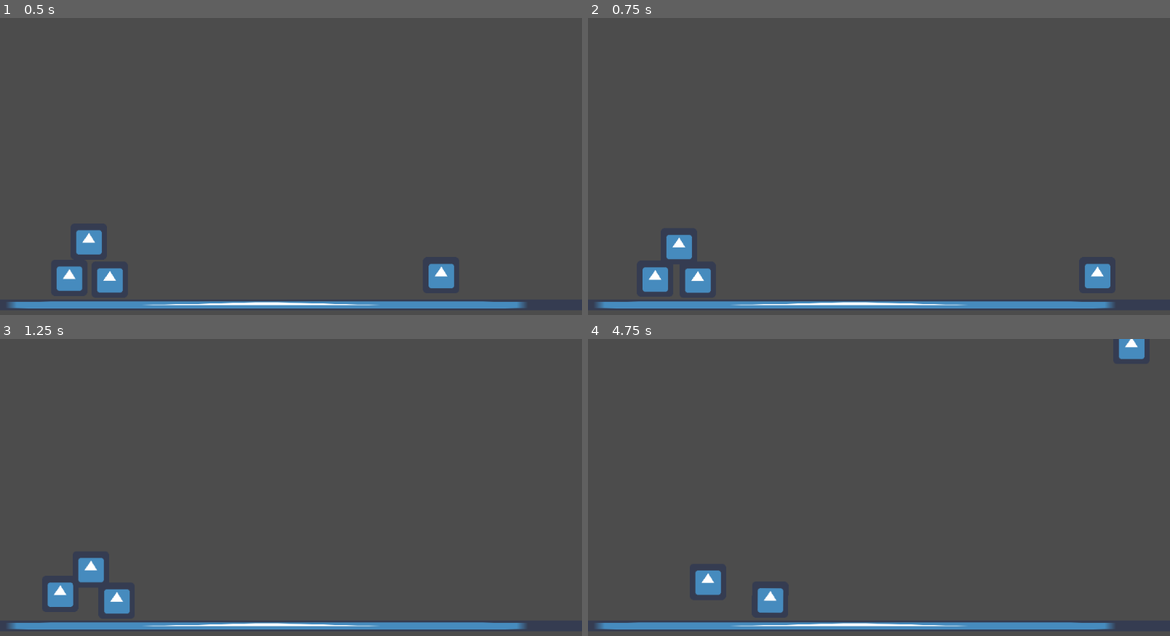
Above: before the commit, frames 1-4 (two rows, left to right).
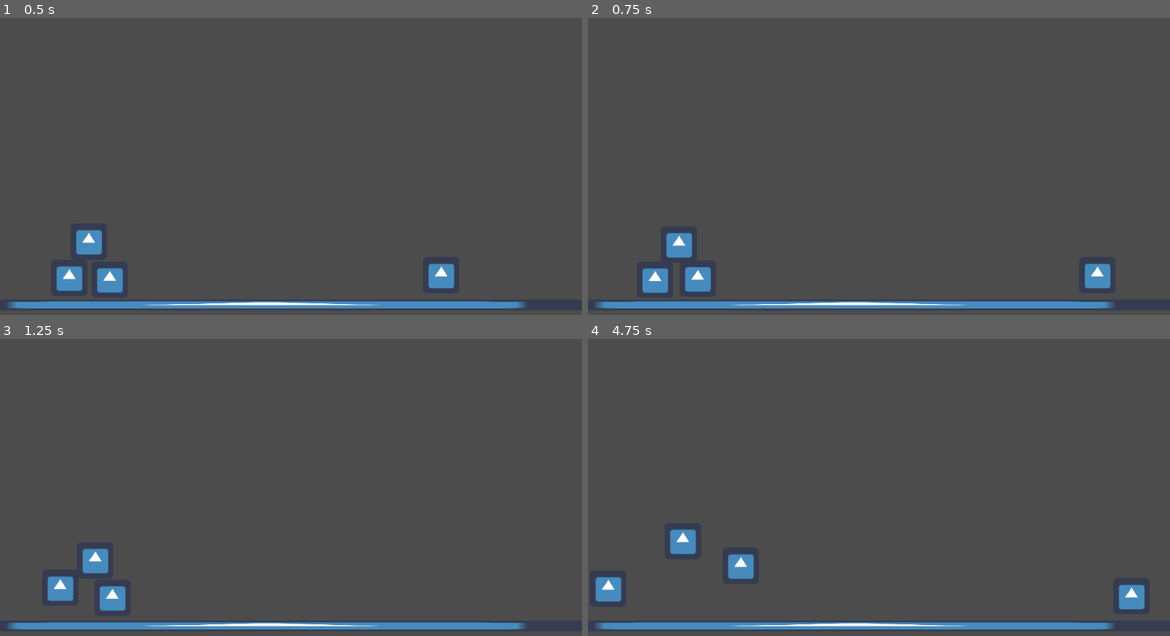
Above: after the commit, the same moments.

Repository: grabowskiArtur/gry_UJ
Game: Godot game, scene res://main.tscn
The game is run twice, just before and just after one commit, with the same random seed, the same clock (stepped at 60 frames per second) and the same inputs. The engine's default icon, where the game draws it, is replaced by a stand-in: a white triangle on a blue panel in a dark square.
Inputs:
- Up to frame 1 (0.5 s): no input
- Up to frame 2 (0.75 s): tap Enter (ui_accept) at 0.5, 0.6 s; hold Right from 0.53 s (still down)
- Up to frame 3 (1.25 s): keep holding Right; tap Enter (ui_accept) at 0.77, 1.07 s
- Up to frame 4 (4.75 s): release Right at 1.28 s; hold Down 1.28-2.03 s; tap Enter (ui_accept) at 1.35, 1.52, 1.82, 2.1, 2.85, 3.02, 3.32, 3.6, 3.77, 4.07, 4.35, 4.52 s; hold Right 2.03-2.78 s; hold Up 2.78-3.53 s; hold Left from 3.53 s (still down)

Frame 1 is identical in both runs. In frame 2, 0.2% of the frame differs, in the area x 9-22%, y 72-93%; in frame 3, 1.0%; in frame 4, 2.6%, in the area x 1-96%, y 0-93%.

Commit message:
Add inverse gravity after press key space.

Diff:
--- a/Scripts/main.gd
+++ b/Scripts/main.gd
@@ -1,4 +1,4 @@
-extends Node
+extends Node2D
 
 # class member variables go here, for example:
 # var a = 2
@@ -9,7 +9,14 @@
 	# Initialization here
 	pass
 
-#func _process(delta):
-#	# Called every frame. Delta is time since last frame.
-#	# Update game logic here.
-#	pass
+func _process(delta):
+	if( Input.is_action_just_pressed("ui_accept") ):
+		print('inverse')
+		_changeGravity()
+
+func _changeGravity():
+	var currentGravity = Physics2DServer.area_get_param(get_world_2d().space, Physics2DServer.AREA_PARAM_GRAVITY_VECTOR)
+	if( currentGravity != Vector2(0, -1) ):
+		Physics2DServer.area_set_param(get_world_2d().space, Physics2DServer.AREA_PARAM_GRAVITY_VECTOR, Vector2(0, -1))
+	else:
+		Physics2DServer.area_set_param(get_world_2d().space, Physics2DServer.AREA_PARAM_GRAVITY_VECTOR, Vector2(0, 1))
--- a/Scripts/player.gd
+++ b/Scripts/player.gd
@@ -10,13 +10,8 @@
 	pass
 
 func _process(delta):
-#	position += Vector2( 1.0, 0.0 )
-	if( Input.is_key_pressed(KEY_UP) ):
-		self.move_and_collide(Vector2(0,-10))
 	if( Input.is_key_pressed(KEY_LEFT) ):
 		self.move_and_collide(Vector2(-10,0))
 	if( Input.is_key_pressed(KEY_RIGHT) ):
 		self.move_and_collide(Vector2(10,0))
-	if( Input.is_key_pressed(KEY_DOWN) ):
-		self.move_and_collide(Vector2(0,10))
 	pass
--- a/main.tscn
+++ b/main.tscn
@@ -15,7 +15,7 @@
 custom_solver_bias = 0.0
 extents = Vector2( 1000, 10 )
 
-[node name="main" type="Node" index="0"]
+[node name="main" type="Node2D" index="0"]
 
 script = ExtResource( 1 )
 
